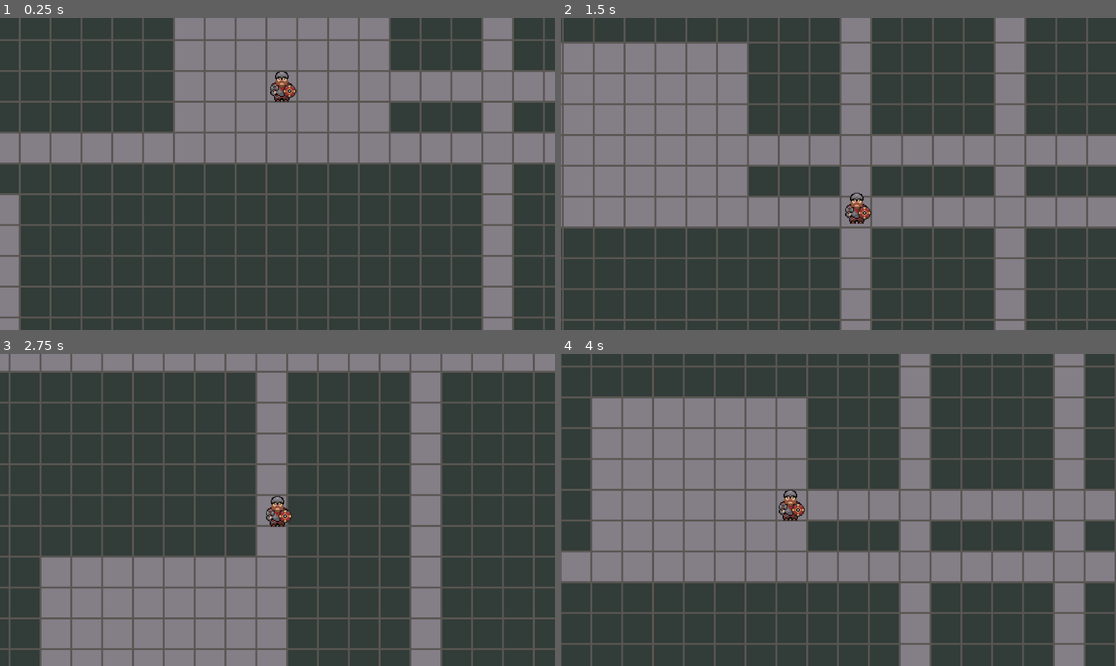
Above: before the commit, frames 1-4 (two rows, left to right).
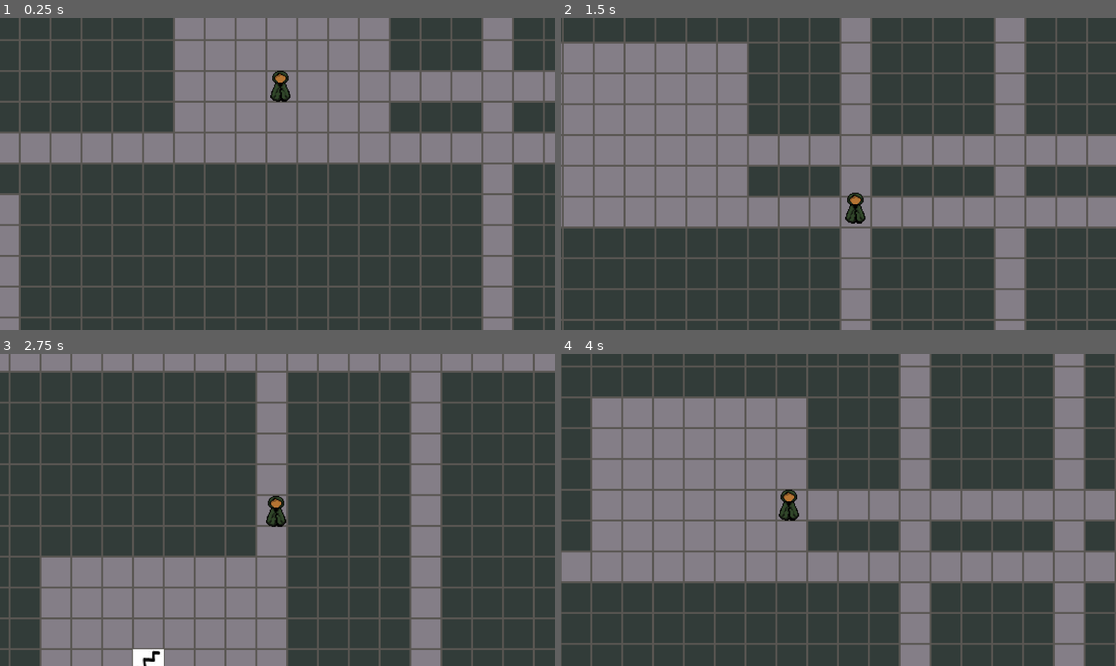
Above: after the commit, the same moments.

Repository: afilipovski/masked-descent
Game: Godot game, scene res://scenes/node_2d.tscn
The game is run twice, just before and just after one commit, with the same random seed, the same clock (stepped at 60 frames per second) and the same inputs.
Inputs:
- Up to frame 1 (0.25 s): no input
- Up to frame 2 (1.5 s): hold Right (ui_right) 0.53-1.28 s; hold Down (ui_down) from 1.28 s (still down)
- Up to frame 3 (2.75 s): release Down (ui_down) at 2.03 s; hold Right (ui_right) from 2.03 s (still down)
- Up to frame 4 (4 s): release Right (ui_right) at 2.78 s; hold Up (ui_up) 2.78-3.53 s; hold Left (ui_left) from 3.53 s (still down)

The runs differ from the first frame. In frame 1, 0.3% of the frame differs, in the area x 48-54%, y 16-27%; in frame 2, 0.3%; in frame 3, 0.6%, in the area x 23-53%, y 45-100%; in frame 4, 0.3%.

Commit message:
Place one set of stairs in the dungeon

Diff:
--- a/scenes/node_2d.tscn
+++ b/scenes/node_2d.tscn
@@ -3,8 +3,9 @@
 [ext_resource type="Texture2D" uid="uid://b5x71iuusdvnu" path="res://assets/floor-test.png" id="1_4vge2"]
 [ext_resource type="Texture2D" uid="uid://b17xn4u5gk3kl" path="res://assets/wall-test.png" id="2_04qyp"]
 [ext_resource type="Script" uid="uid://c7qk5anmpq1im" path="res://scripts/dungeon_generator.gd" id="3_04qyp"]
+[ext_resource type="Texture2D" uid="uid://b0mpuy4m3yxgp" path="res://assets/stairs.jpg" id="3_fws66"]
 [ext_resource type="Script" uid="uid://cg3nobg4uifa" path="res://character_body_2d.gd" id="3_j7wrs"]
-[ext_resource type="Texture2D" uid="uid://ci7rncgjbr4by" path="res://assets/dwarf.png" id="4_fws66"]
+[ext_resource type="Texture2D" uid="uid://bu510rq3khy0q" path="res://assets/main_character.png" id="5_04qyp"]
 
 [sub_resource type="TileSetAtlasSource" id="TileSetAtlasSource_0e48y"]
 texture = ExtResource("1_4vge2")
@@ -17,11 +18,17 @@
 0:0/0 = 0
 0:0/0/physics_layer_0/polygon_0/points = PackedVector2Array(-16, -16, 16, -16, 16, 16, -16, 16)
 
+[sub_resource type="TileSetAtlasSource" id="TileSetAtlasSource_hh0fu"]
+texture = ExtResource("3_fws66")
+texture_region_size = Vector2i(32, 32)
+0:0/0 = 0
+
 [sub_resource type="TileSet" id="TileSet_epypp"]
 tile_size = Vector2i(32, 32)
 physics_layer_0/collision_layer = 1
 sources/0 = SubResource("TileSetAtlasSource_0e48y")
 sources/1 = SubResource("TileSetAtlasSource_epypp")
+sources/2 = SubResource("TileSetAtlasSource_hh0fu")
 
 [sub_resource type="CircleShape2D" id="CircleShape2D_4vge2"]
 
@@ -38,7 +45,7 @@
 script = ExtResource("3_j7wrs")
 
 [node name="Sprite2D" type="Sprite2D" parent="CharacterBody2D" unique_id=1880422211]
-texture = ExtResource("4_fws66")
+texture = ExtResource("5_04qyp")
 
 [node name="CollisionShape2D" type="CollisionShape2D" parent="CharacterBody2D" unique_id=1265427240]
 position = Vector2(0, 4)
--- a/scripts/dungeon_generator.gd
+++ b/scripts/dungeon_generator.gd
@@ -9,6 +9,7 @@
 
 const FLOOR_SOURCE = 0
 const WALL_SOURCE = 1
+const STAIRS_SOURCE = 2
 const ATLAS_COORDS = Vector2i(0, 0)
 
 var rooms: Array[Rect2i] = []
@@ -36,6 +37,7 @@
 			rooms.append(room)
 
 	place_walls_around_floors()
+	place_stairs()
 
 	print("Generated dungeon with ", rooms.size(), " rooms")
 
@@ -108,6 +110,13 @@
 		return map_to_local(center)
 	return Vector2.ZERO
 
+func place_stairs():
+	if rooms.size() > 0:
+		var last_room = rooms[-1]
+		var stairs_pos = get_room_center(last_room)
+		set_cell(0, stairs_pos, STAIRS_SOURCE, ATLAS_COORDS)
+		print("Placed stairs at: ", stairs_pos)
+
 func regenerate():
 	generate_dungeon()
 	get_tree().call_group("player", "reset_position")
Binary file added: assets/main_character.png
Not shown, added: assets/main_character.png.import
Binary file added: assets/stairs.jpg
Not shown, added: assets/stairs.jpg.import
